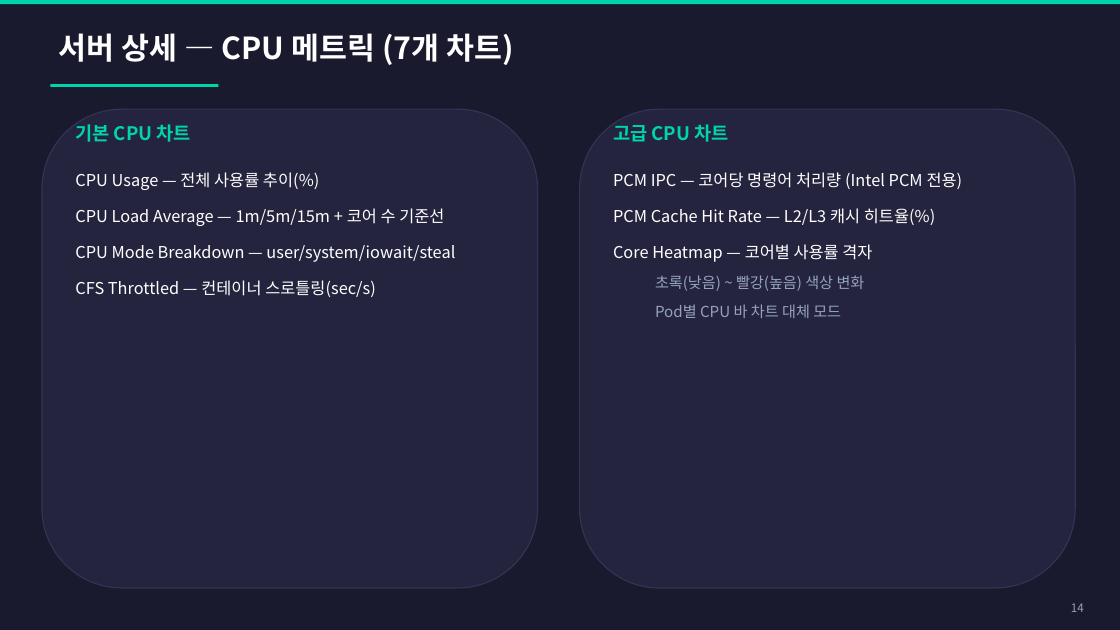
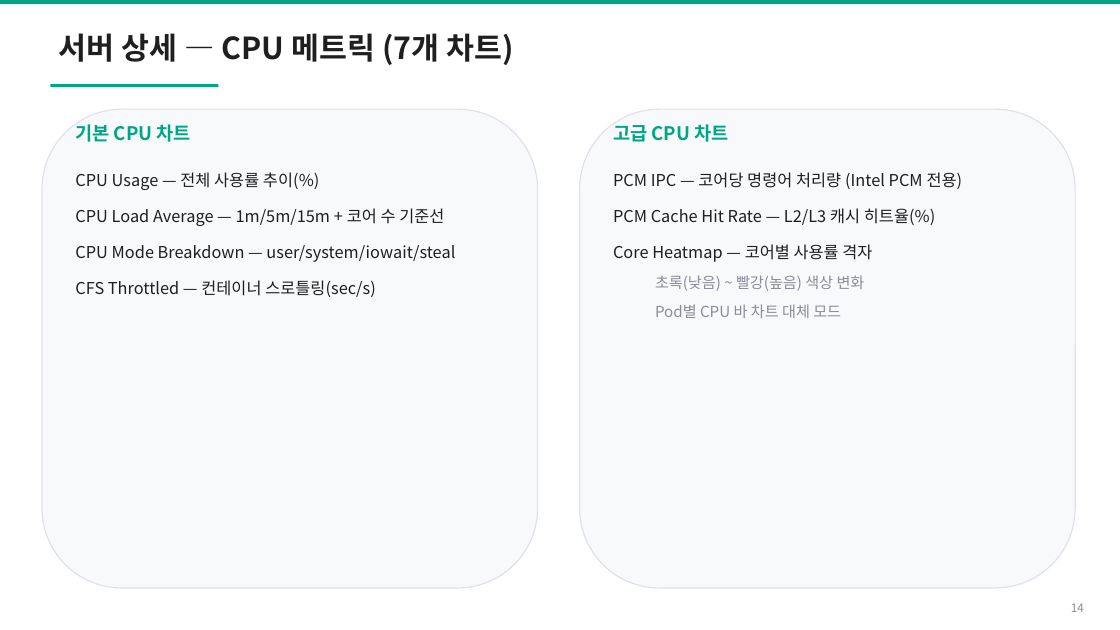
Before and after one commit to youngjaeseo-git/firstTest, a slide deck: slide 14 of docs/DC_Express_User_Manual.pptx. Drawn at 1120x630 pixels with LibreOffice and Linux fonts; fonts in the diff are those of the drawing. Boxes give left, top, right and bottom in pixels: in the first picture for what was removed or moved away, otherwise in the second. Text is boxed around its words. In the diff, an @@ line names an element or a change of style, - is before the commit and + after.

```diff
--- a/docs/DC_Express_User_Manual.pptx
+++ b/docs/DC_Express_User_Manual.pptx
@@ background #1A1A2E to #FFFFFF @@
@@ rectangle at <box>0,0,1120,4</box>: fill #00D4AA to #00A585 @@
@@ text "서버 상세 — CPU 메트릭 ..." at <box>59,33,513,65</box>: text colour #FFFFFF to #1F1F1F @@
@@ rectangle at <box>50,84,218,87</box>: fill #00D4AA to #00A585 @@
@@ rounded rectangle at <box>42,109,538,588</box>: fill #24243E to #F8F9FB; outline #333355 1 pt to #E0E0E8 1 pt @@
@@ text "기본 CPU 차트" at <box>75,124,191,142</box>: text colour #00D4AA to #00A585 @@
@@ rounded rectangle at <box>580,109,1075,588</box>: fill #24243E to #F8F9FB; outline #333355 1 pt to #E0E0E8 1 pt @@
@@ text "고급 CPU 차트" at <box>613,124,728,142</box>: text colour #00D4AA to #00A585 @@
@@ text "CPU Usage — 전체 사용률 ..." at <box>75,172,455,297</box>: text colour #FFFFFF to #1F1F1F @@
@@ text "PCM IPC — 코어당 명령어 ..." at <box>613,172,963,318</box>: text colour #FFFFFF to #1F1F1F in "PCM IPC — 코어당 명령어 처리량 (Intel ...", "PCM Cache Hit Rate — L2/L3 캐시 ...", "Core Heatmap — 코어별 사용률 격자"; text colour #94A3B8 to #8C8C9A in "초록(낮음) ~ 빨강(높음) 색상 변화", "Pod별 CPU 바 차트 대체 모드" @@
@@ text "14" at <box>1071,603,1084,612</box>: text colour #94A3B8 to #8C8C9A @@
```
Also in this commit, not shown: 55 other slides changed, 1 other file.
